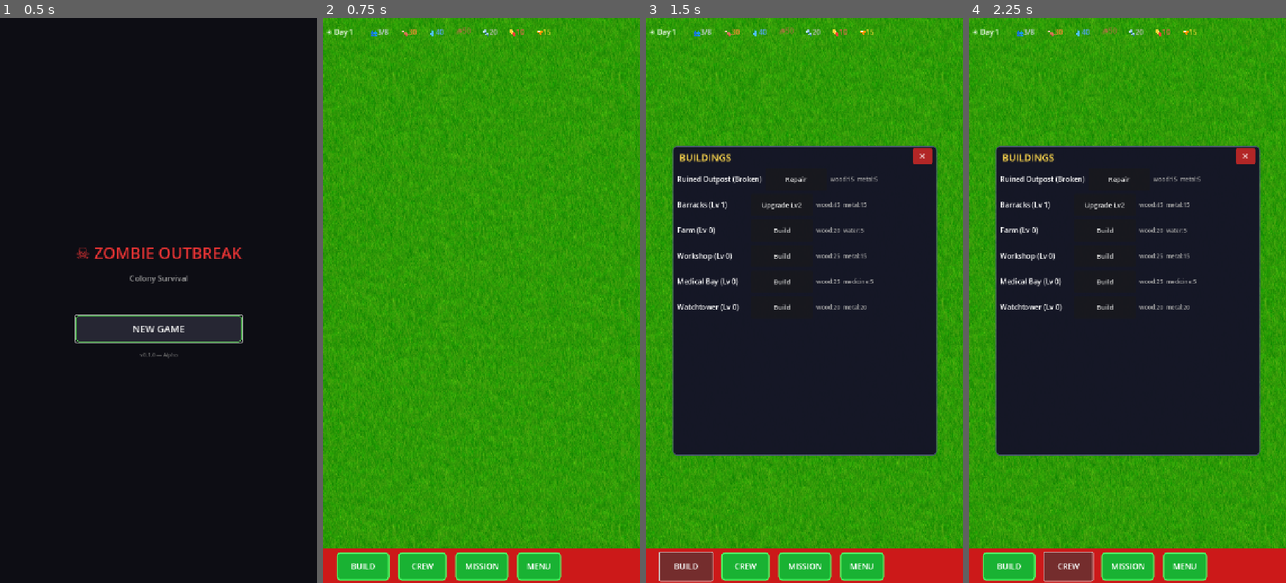
Above: before the commit, frames 1-4 (left to right).
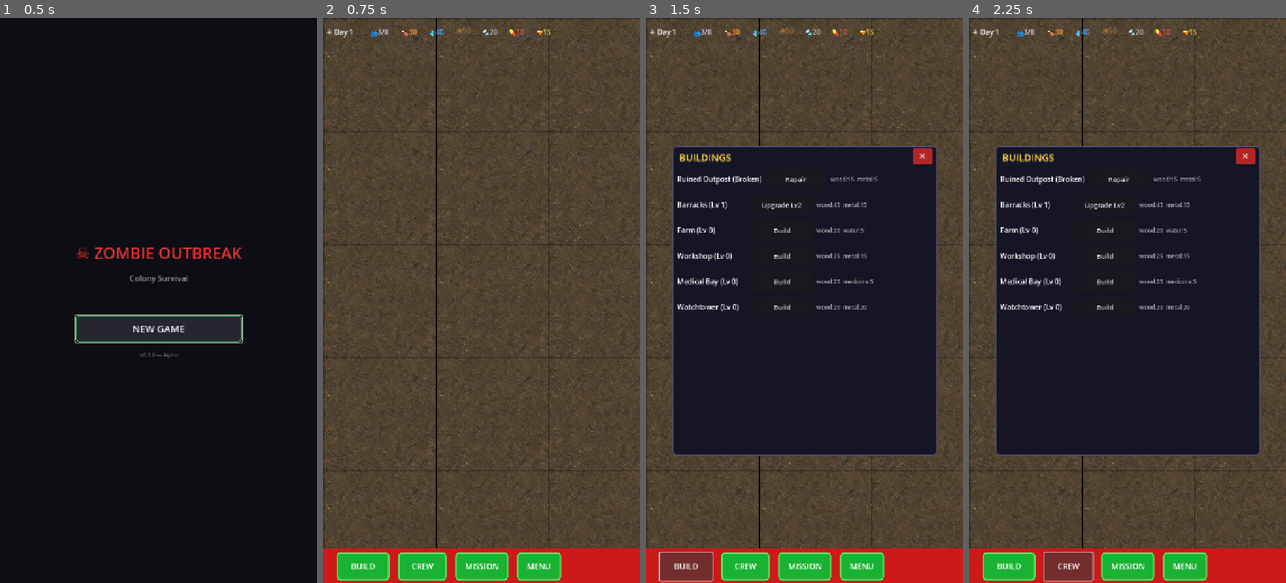
Above: after the commit, the same moments.

Repository: doyler34/zombie-outbreak
Game: Godot game, scene res://scenes/main_menu.tscn
Two runs of this game, one before a commit and one after it. Both use one fixed random seed, a clock stepped at 60 frames per second and the inputs below.
Inputs:
- Up to frame 1 (0.5 s): no input
- Up to frame 2 (0.75 s): click "NEW GAME" at 0.5 s
- Up to frame 3 (1.5 s): click "BUILD" at 1.25 s
- Up to frame 4 (2.25 s): click "CREW" at 2 s

Frame 1 is identical in both runs. In frame 2, 94% of the frame differs, in the area x 0-100%, y 0-94%; in frame 3, 48%; in frame 4, 48%.

Commit message:
feat: replace grass with seamless dirt ground texture
- Swapped grass_bg.png for assets/terrain/ground_base.png (1024x1024, seamless)
- 5 additional terrain textures saved in assets/terrain/ for future map sections:
  dirt_dark.png, dirt_med.png, dirt_light.png, soil.png, mask.png (grayscale)
- stretch_mode=1 (scale to fill) — no import tiling setup needed

Diff:
--- a/scenes/base_scene.tscn
+++ b/scenes/base_scene.tscn
@@ -1,7 +1,7 @@
 [gd_scene load_steps=7 format=3 uid="uid://base_scene"]
 
 [ext_resource type="Script" path="res://scripts/base_scene.gd" id="1_script"]
-[ext_resource type="Texture2D" path="res://assets/grass_bg.png" id="2_grass"]
+[ext_resource type="Texture2D" path="res://assets/terrain/ground_base.png" id="2_grass"]
 
 [sub_resource type="StyleBoxFlat" id="btn_normal"]
 bg_color = Color(0.15, 0.25, 0.45, 1)
Binary file added: assets/terrain/dirt_dark.png
Binary file added: assets/terrain/dirt_light.png
Binary file added: assets/terrain/dirt_med.png
Binary file added: assets/terrain/ground_base.png
Binary file added: assets/terrain/mask.png
Binary file added: assets/terrain/soil.png
